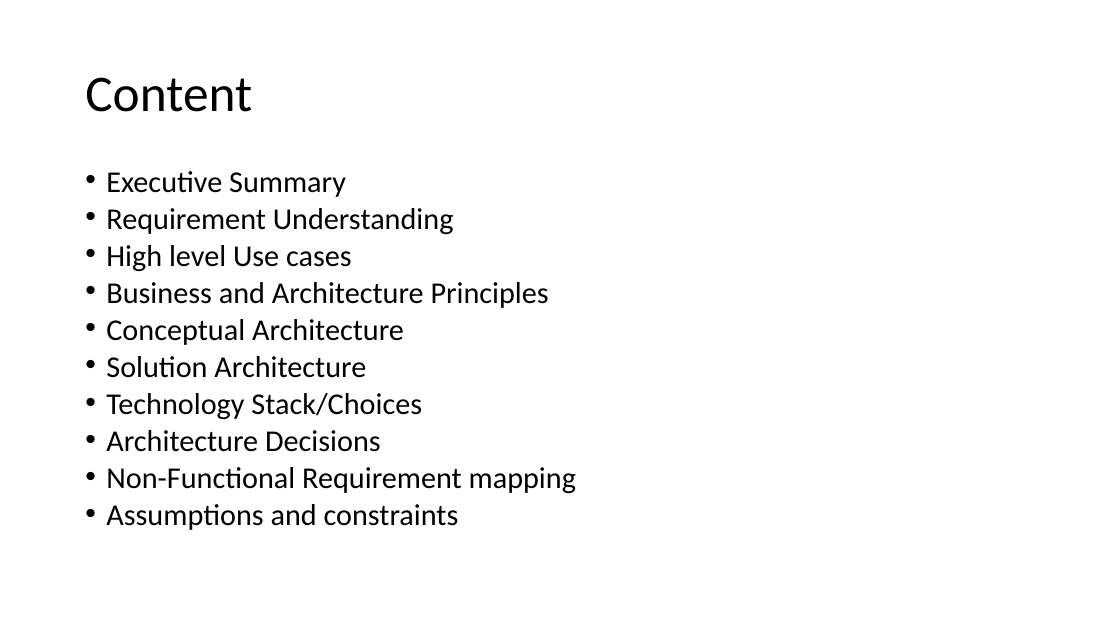
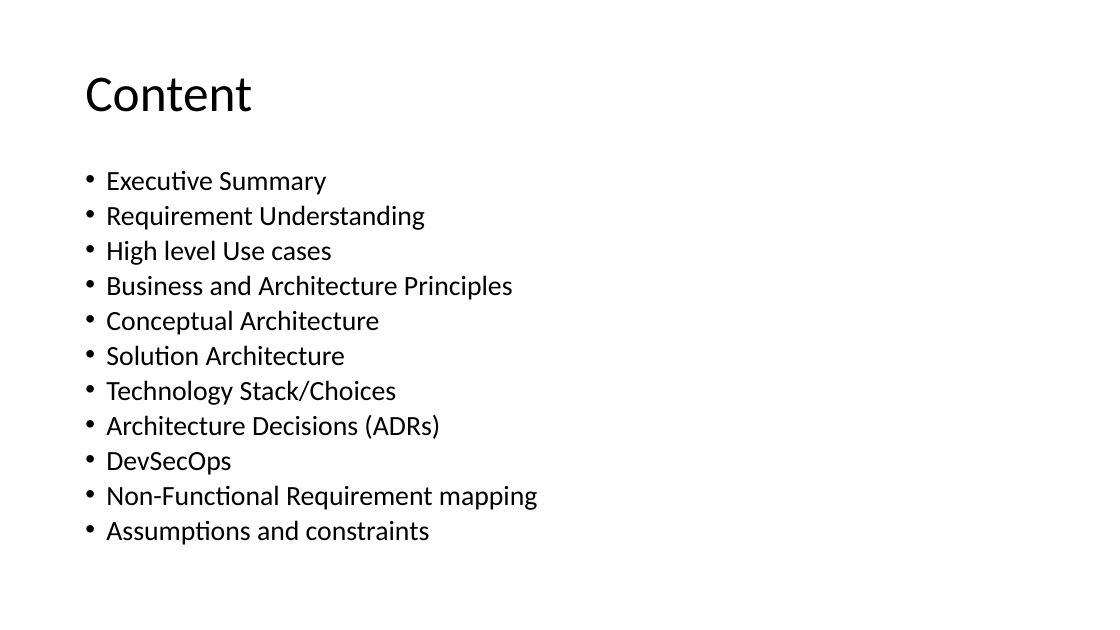
Before and after one commit to pcdwr/ArchKataSpring2022, a slide deck: slide 2 of deliverables/SpotLight_SolutionArchitecture_Archikers.pptx. Drawn at 1120x630 pixels with LibreOffice and Linux fonts; fonts in the diff are those of the drawing. Boxes give left, top, right and bottom in pixels: in the first picture for what was removed or moved away, otherwise in the second. Text is boxed around its words. In the diff, an @@ line names an element or a change of style, - is before the commit and + after.

Commit message:
updated executive summary

```diff
--- a/deliverables/SpotLight_SolutionArchitecture_Archikers.pptx
+++ b/deliverables/SpotLight_SolutionArchitecture_Archikers.pptx
@@ text at (106, 171, 538, 545): size 25.9 to 23.8 pt in "Executive Summary", "Requirement Understanding", "High level Use cases", "Business and Architecture Principles" and 5 more places @@
@@ text at (106, 415, 440, 475): text changed; size 25.9 to 23.8 pt @@
-• Architecture Decisions
+• Architecture Decisions (ADRs)
+• DevSecOps
```
Also in this commit, not shown: 1 slide added.
